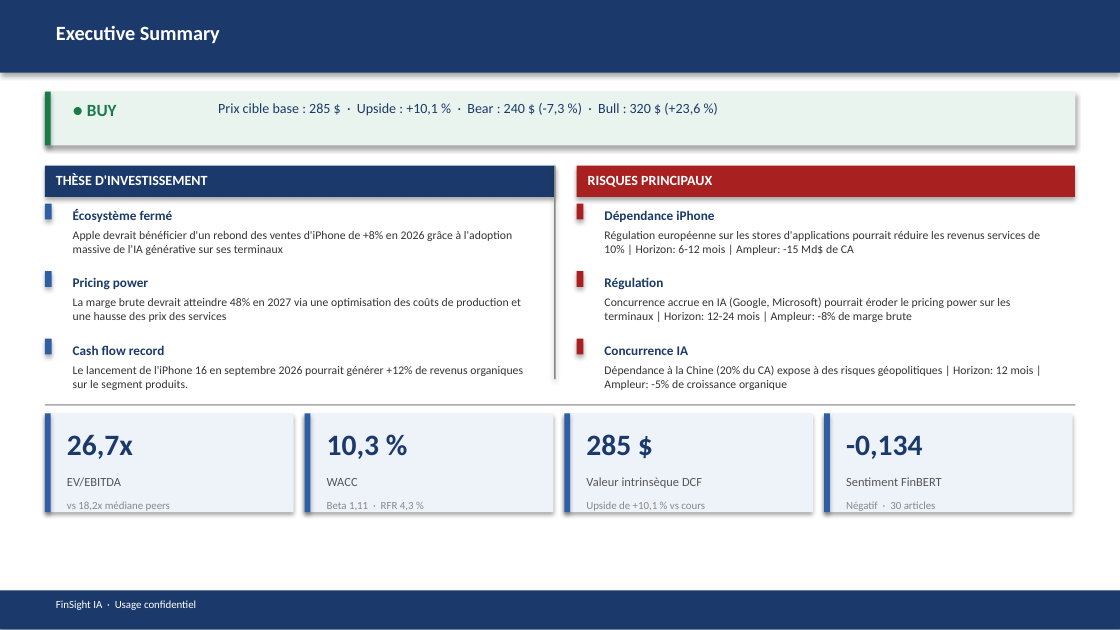
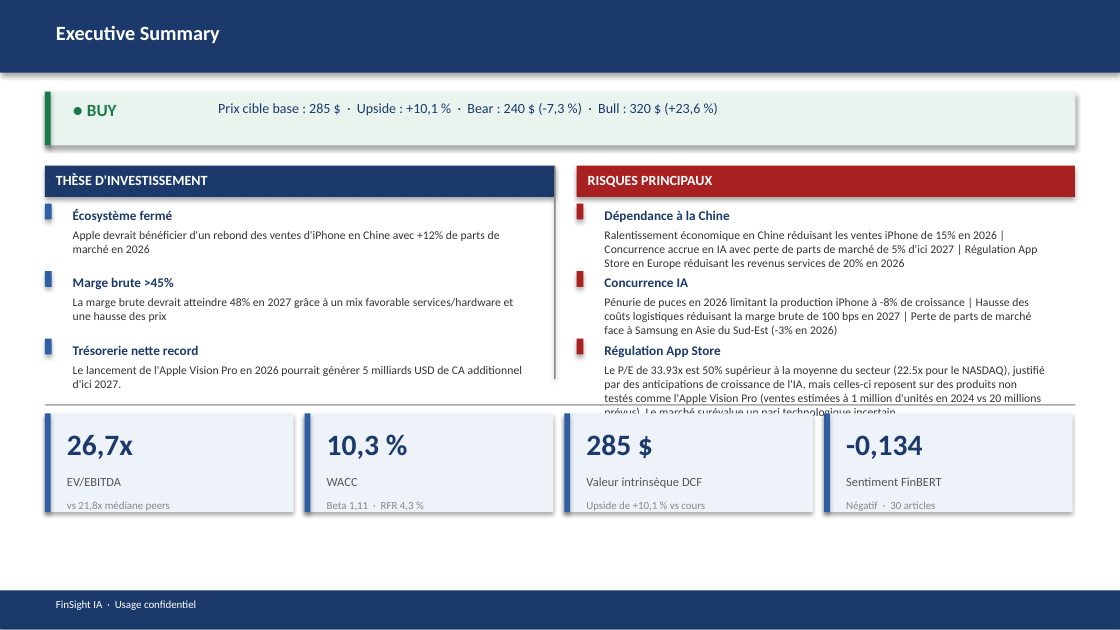
Before and after one commit to baptistejeh07-art/finsight-ia, a slide deck: slide 2 of preview/AAPL/AAPL_pitchbook.pptx. Drawn at 1120x630 pixels with LibreOffice and Linux fonts; fonts in the diff are those of the drawing. Boxes give left, top, right and bottom in pixels: in the first picture for what was removed or moved away, otherwise in the second. Text is boxed around its words. In the diff, an @@ line names an element or a change of style, - is before the commit and + after.

```diff
--- a/preview/AAPL/AAPL_pitchbook.pptx
+++ b/preview/AAPL/AAPL_pitchbook.pptx
@@ text at box(73, 231, 500, 253): text changed @@
-Apple devrait bénéficier d'un rebond des ventes d'iPhone de +8% en 2026 grâce à l'adoption massive de l'IA générative sur ses terminaux
+Apple devrait bénéficier d'un rebond des ventes d'iPhone en Chine avec +12% de parts de marché en 2026
@@ text at box(604, 210, 730, 222): text changed @@
-Dépendance iPhone
+Dépendance à la Chine
@@ text at box(604, 231, 1037, 269): text changed @@
-Régulation européenne sur les stores d'applications pourrait réduire les revenus services de 10% | Horizon: 6-12 mois | Ampleur: -15 Md$ de CA
+Ralentissement économique en Chine réduisant les ventes iPhone de 15% en 2026 | Concurrence accrue en IA avec perte de parts de marché de 5% d'ici 2027 | Régulation App Store en Europe réduisant les revenus services de 20% en 2026
@@ text "Concurrence IA": place and size @@
-text "Concurrence IA" at box(604, 346, 689, 355)
+text "Concurrence IA" at box(604, 278, 689, 287)
@@ text at box(73, 298, 514, 322): text changed @@
-La marge brute devrait atteindre 48% en 2027 via une optimisation des coûts de production et une hausse des prix des services
+La marge brute devrait atteindre 48% en 2027 grâce à un mix favorable services/hardware et une hausse des prix
@@ text at box(73, 277, 174, 290): text changed @@
-Pricing power
+Marge brute >45%
@@ text at box(604, 298, 1031, 336): text changed @@
-Concurrence accrue en IA (Google, Microsoft) pourrait éroder le pricing power sur les terminaux | Horizon: 12-24 mois | Ampleur: -8% de marge brute
+Pénurie de puces en 2026 limitant la production iPhone à -8% de croissance | Hausse des coûts logistiques réduisant la marge brute de 100 bps en 2027 | Perte de parts de marché face à Samsung en Asie du Sud-Est (-3% en 2026)
@@ text at box(73, 345, 198, 355): text changed @@
-Cash flow record
+Trésorerie nette record
@@ text at box(604, 345, 721, 358): text changed @@
-Régulation
+Régulation App Store
@@ text at box(73, 366, 522, 388): text changed @@
-Le lancement de l'iPhone 16 en septembre 2026 pourrait générer +12% de revenus organiques sur le segment produits.
+Le lancement de l'Apple Vision Pro en 2026 pourrait générer 5 milliards USD de CA additionnel d'ici 2027.
@@ text at box(604, 365, 1045, 419): text changed @@
-Dépendance à la Chine (20% du CA) expose à des risques géopolitiques | Horizon: 12 mois | Ampleur: -5% de croissance organique
+Le P/E de 33.93x est 50% supérieur à la moyenne du secteur (22.5x pour le NASDAQ), justifié par des anticipations de croissance de l'IA, mais celles-ci reposent sur des produits non testés comme l'Apple Vision Pro (ventes estimées à 1 million d'unités en 2024 vs 20 millions prévus). Le marché surévalue un pari technologique incertain.
@@ text at box(67, 501, 170, 511): text changed @@
-vs 18,2x médiane peers
+vs 21,8x médiane peers
```
Also in this commit, not shown: 13 other slides changed, 4 other files.
